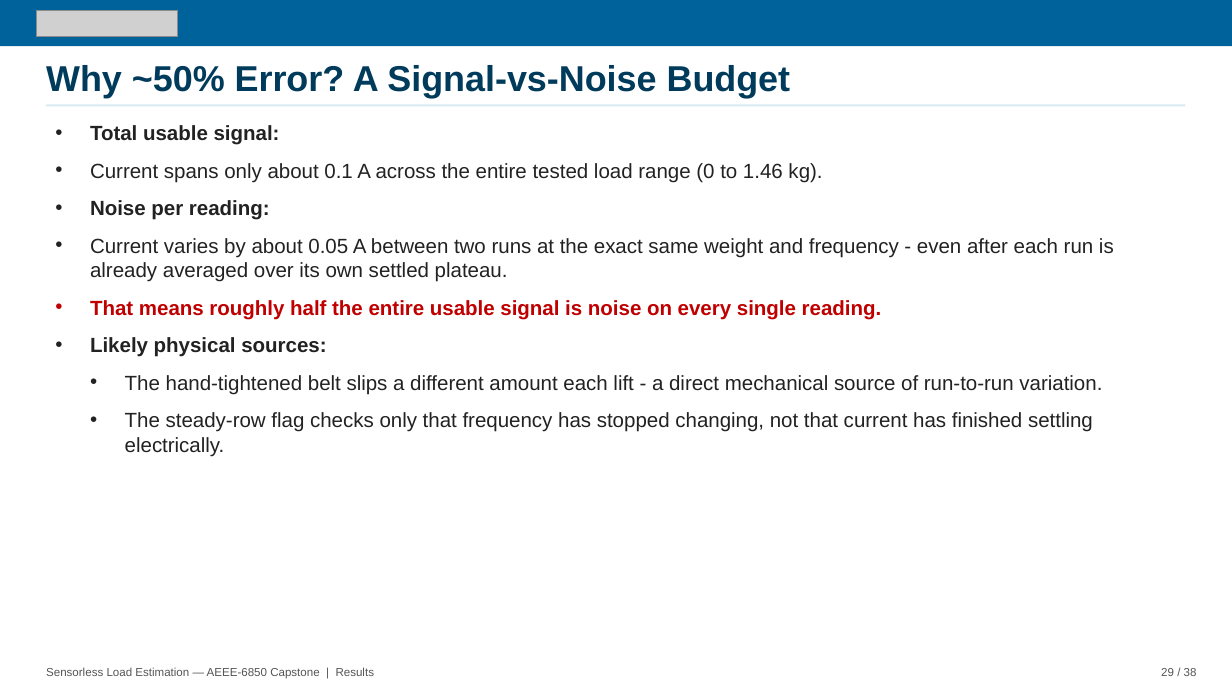
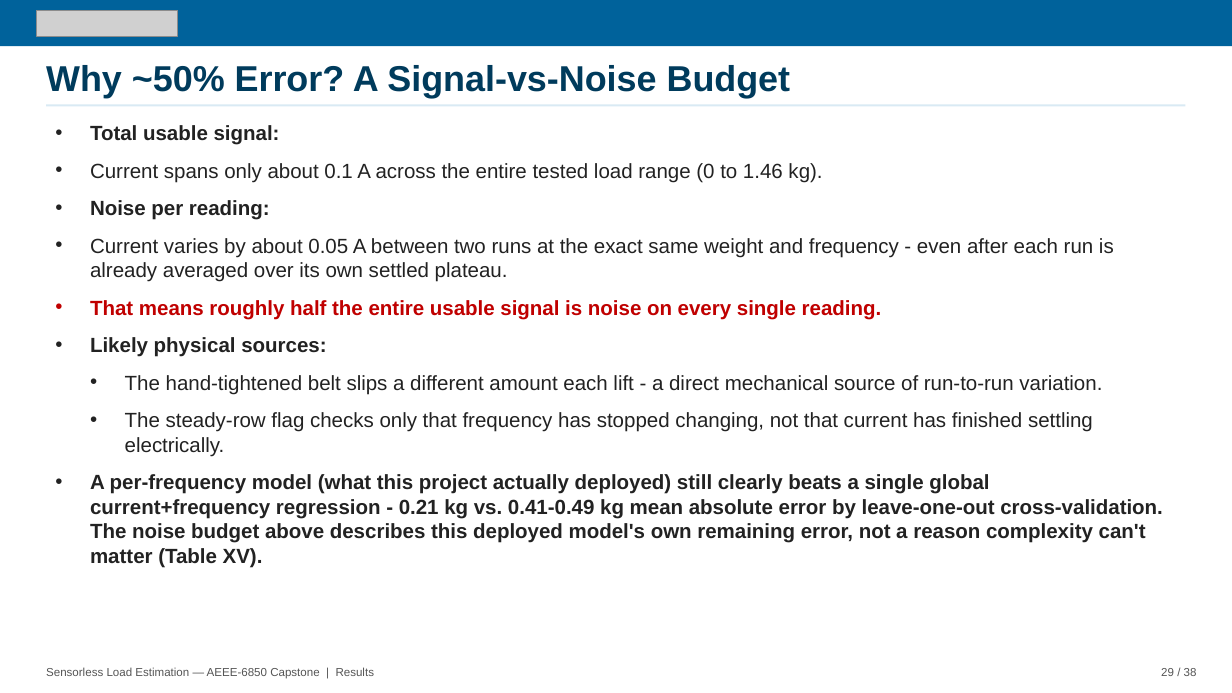
Before and after one commit to David-4529/Capstone, a slide deck: slide 27 of docs/paper/Sensorless_Load_Estimation_Deck.pptx. Drawn at 1232x693 pixels with LibreOffice and Linux fonts; fonts in the diff are those of the drawing; grey boxes stand for pictures. Boxes give left, top, right and bottom in pixels: in the first picture for what was removed or moved away, otherwise in the second. Text is boxed around its words. In the diff, an @@ line names an element or a change of style, - is before the commit and + after.

```diff
--- a/docs/paper/Sensorless_Load_Estimation_Deck.pptx
+++ b/docs/paper/Sensorless_Load_Estimation_Deck.pptx
@@ text at [90, 474, 1163, 568]: paragraph added @@
+• A per-frequency model (what this project actually deployed) still clearly beats a single global current+frequency regression - 0.21 kg vs. 0.41-0.49 kg mean absolute error by leave-one-out cross-validation. The noise budget above describes this deployed model's own remaining error, not a reason complexity can't matter (Table XV).
```
Also in this commit, not shown: 4 other slides changed.
